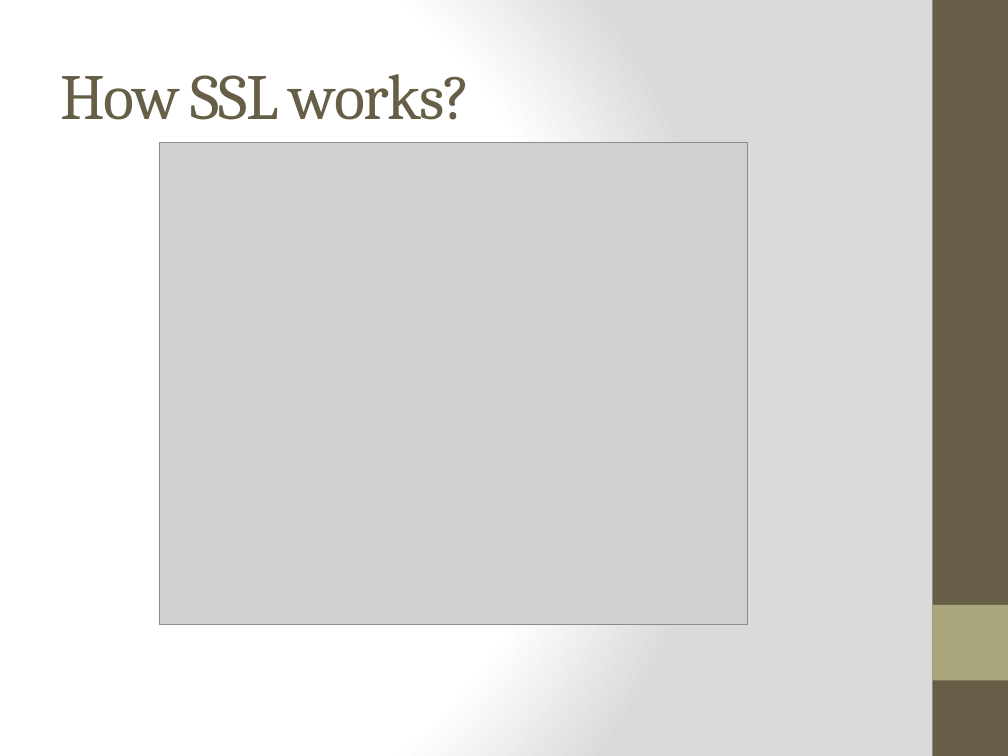
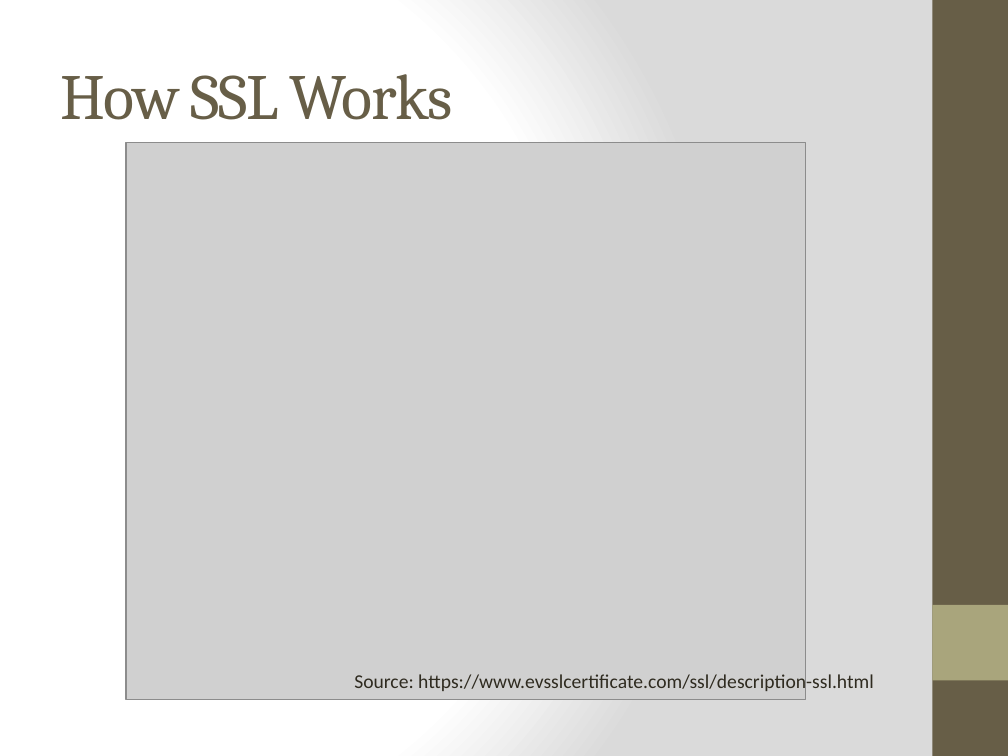
Before and after one commit to WesleyTrescott/MVC-Capstone, a slide deck: slide 16 of Design Specification/Design Specification.pptx (slide 14 before the commit). Drawn at 1008x756 pixels with LibreOffice and Linux fonts; fonts in the diff are those of the drawing; grey boxes stand for pictures. Boxes give left, top, right and bottom in pixels: in the first picture for what was removed or moved away, otherwise in the second. Text is boxed around its words. In the diff, an @@ line names an element or a change of style, - is before the commit and + after.

```diff
--- a/Design Specification/Design Specification.pptx
+++ b/Design Specification/Design Specification.pptx
@@ title at (60, 74, 452, 120): text changed @@
-How SSL works?
+How SSL Works
@@ picture: place and size @@
-picture at (159, 143, 747, 625)
+picture at (126, 143, 805, 700)
@@ text added at (354, 672, 874, 694), 14 pt, text #2F2B20 @@
+Source: https://www.evsslcertificate.com/ssl/description-ssl.html
```
Also in this commit, not shown: 18 other slides changed, 9 slides added, 3 other files.
